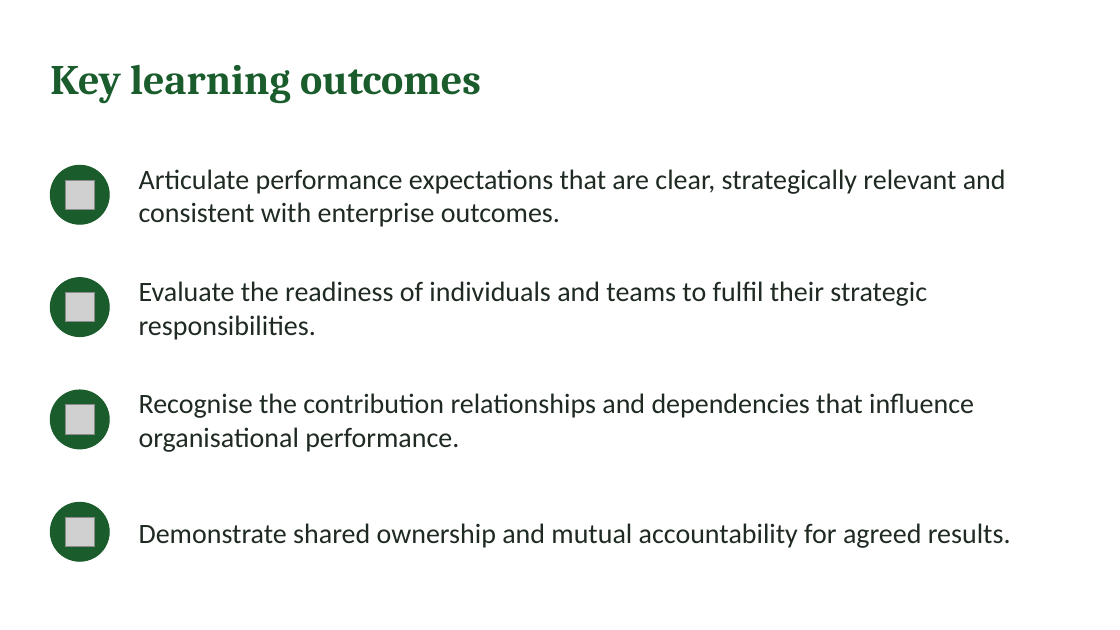
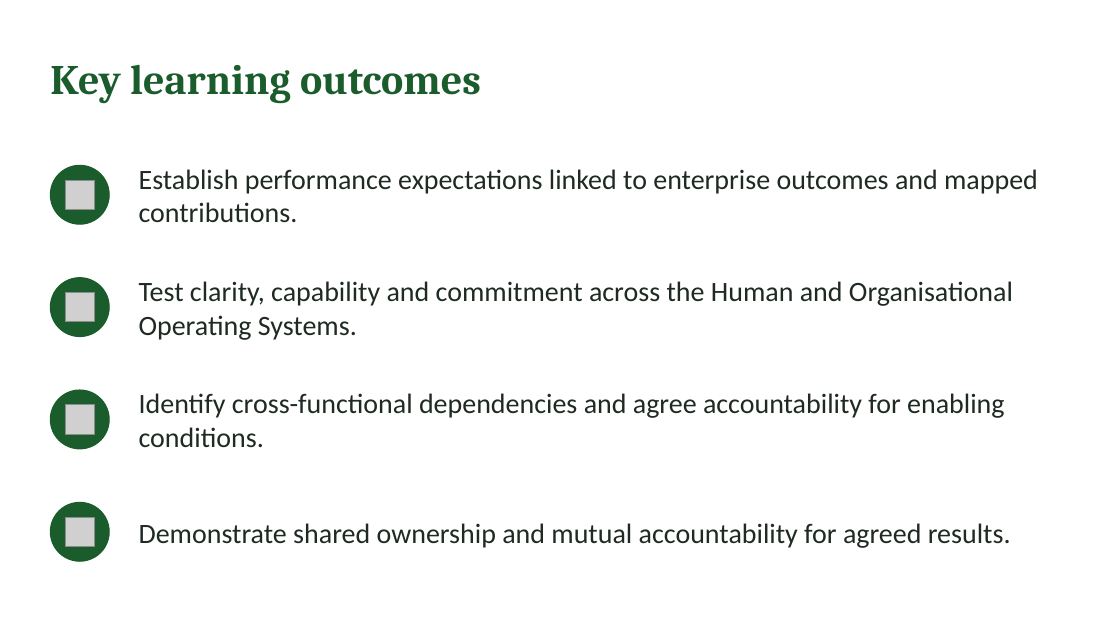
Before and after one commit to IBSL26/ibsl-platform, a slide deck: slide 2 of Unit decks/Unit 07 - Establishing Performance Expectations.pptx. Drawn at 1120x630 pixels with LibreOffice and Linux fonts; fonts in the diff are those of the drawing; grey boxes stand for pictures. Boxes give left, top, right and bottom in pixels: in the first picture for what was removed or moved away, otherwise in the second. Text is boxed around its words. In the diff, an @@ line names an element or a change of style, - is before the commit and + after.

Commit message:
Unit 7: the two performance views (human and organisational)

```diff
--- a/Unit decks/Unit 07 - Establishing Performance Expectations.pptx
+++ b/Unit decks/Unit 07 - Establishing Performance Expectations.pptx
@@ text at (139,169,1038,223): text changed @@
-Articulate performance expectations that are clear, strategically relevant and consistent with enterprise outcomes.
+Establish performance expectations linked to enterprise outcomes and mapped contributions.
@@ text at (139,281,1013,340): text changed @@
-Evaluate the readiness of individuals and teams to fulfil their strategic responsibilities.
+Test clarity, capability and commitment across the Human and Organisational Operating Systems.
@@ text at (139,393,1004,447): text changed @@
-Recognise the contribution relationships and dependencies that influence organisational performance.
+Identify cross-functional dependencies and agree accountability for enabling conditions.
```
Also in this commit, not shown: 11 other slides changed, 1 slide removed, 41 other files.
